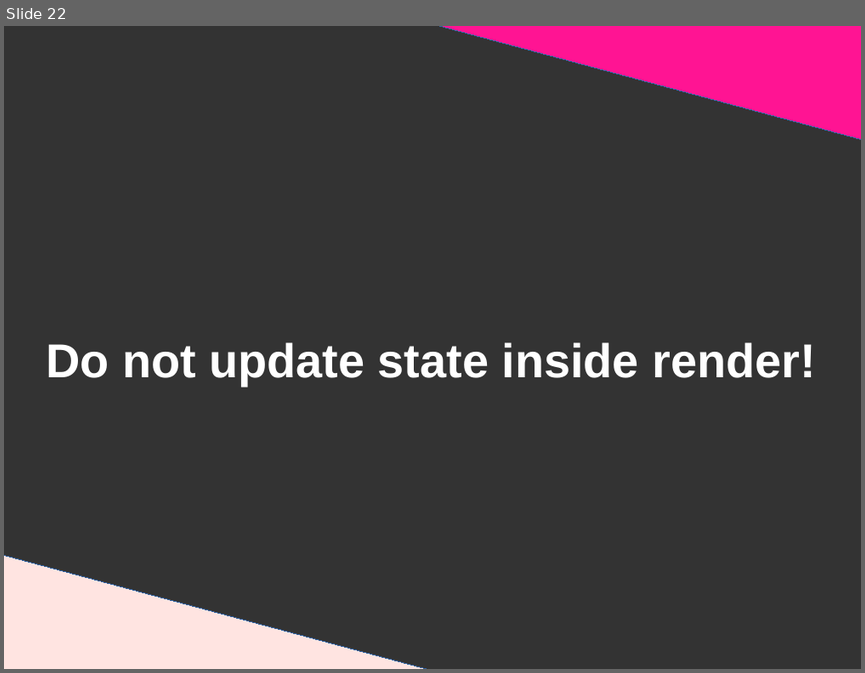
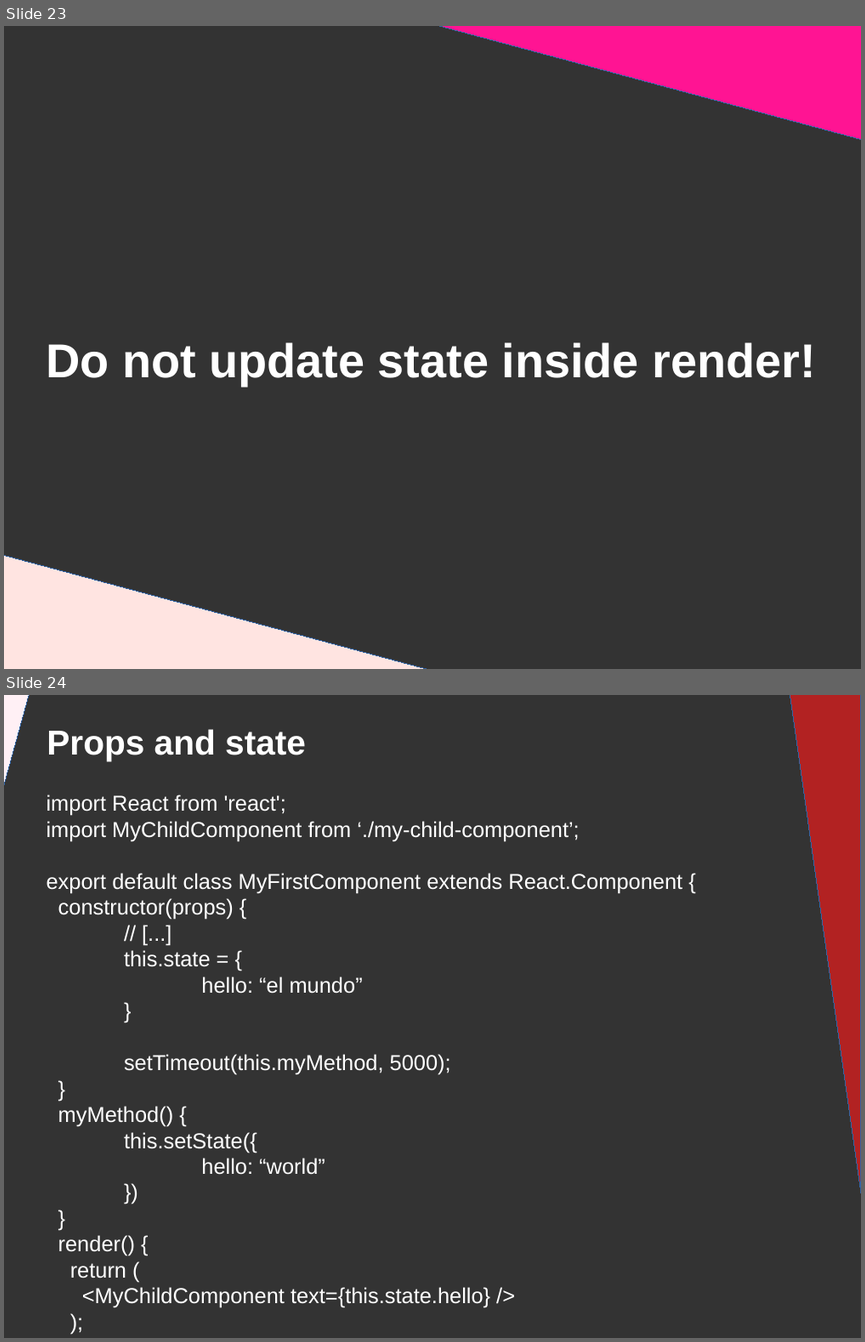
Before and after one commit to DanYellow/presentations, a slide deck: react-redux-101/presentation.odp. Shown one above the other, each under a label of ours: slide 22 before the commit, slides 23 and 24 after it. The pictures are 865x673 and 865x1342 pixels, drawn with LibreOffice and Linux fonts; fonts in the diff are those of the drawing. Boxes give left, top, right and bottom in pixels: in the first picture for what was removed or moved away, otherwise in the second. Text is boxed around its words. In the diff, an @@ line names an element or a change of style, - is before the commit and + after.

```diff
--- a/react-redux-101/presentation.odp
+++ b/react-redux-101/presentation.odp
@@ slide 24 added at <box>4,695,861,1338</box>, background #333333 @@
@@ right triangle added at <box>4,695,35,1123</box>, fill #FFF0F5, outline #3465A4 0 pt @@
@@ right triangle added at <box>789,695,861,1192</box>, fill #B22222, outline #3465A4 0 pt @@
@@ title added at <box>46,729,306,761</box>, 32 pt, text #FFFFFF, bold @@
+Props and state
@@ title added at <box>46,794,682,1308</box>, 20 pt, text #FFFFFF @@
+import React from 'react';
+import MyChildComponent from ‘./my-child-component’;
+export default class MyFirstComponent extends React.Component {
+constructor(props) {
+// [...]
+this.state = {
+hello: “el mundo”
+}
+setTimeout(this.myMethod, 5000);
+}
+myMethod() {
+this.setState({
+hello: “world”
+})
+}
+render() {
+return (
+<MyChildComponent text={this.state.hello} />
+);
+}
@@ what was slide 22 is now slide 23 @@
```
Also in this commit, not shown: 6 slides changed, 21 other slides added, 1 slide removed, 25 other files.
